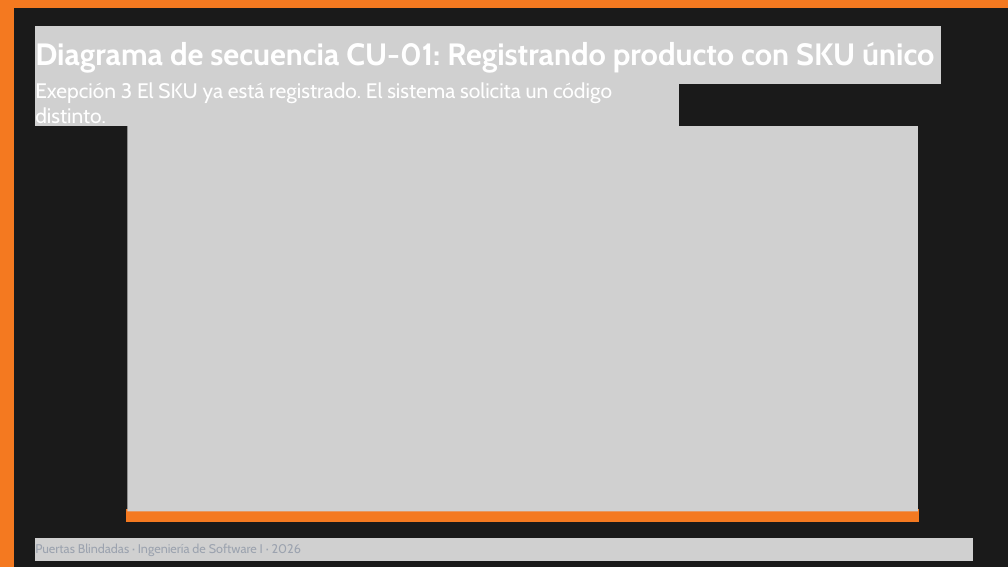
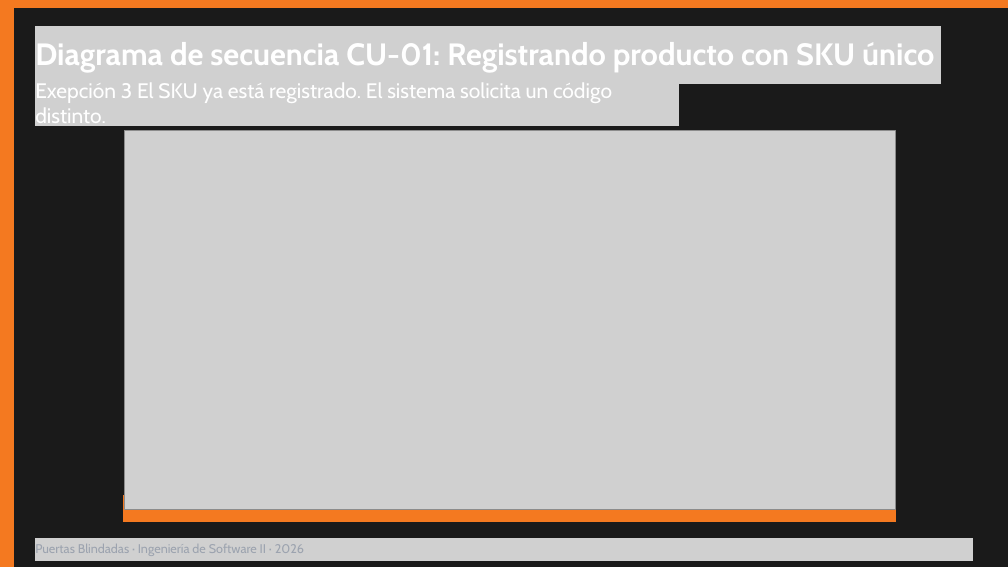
Before and after one commit to Puertasblindadasgrupo14inventario/Puertas-Blindadas-Inventario, a slide deck: slide 10 of Incremento 1 - grupo 14/Incremento 1 - Anexos - Grupo 14.pptx. Drawn at 1008x567 pixels with LibreOffice and Linux fonts; fonts in the diff are those of the drawing; grey boxes stand for pictures. Boxes give left, top, right and bottom in pixels: in the first picture for what was removed or moved away, otherwise in the second. Text is boxed around its words. In the diff, an @@ line names an element or a change of style, - is before the commit and + after.

```diff
--- a/Incremento 1 - grupo 14/Incremento 1 - Anexos - Grupo 14.pptx
+++ b/Incremento 1 - grupo 14/Incremento 1 - Anexos - Grupo 14.pptx
@@ picture: place and size @@
-picture at box(128, 126, 918, 512)
+picture at box(124, 130, 895, 510)
@@ freeform shape: place and size @@
-freeform shape at box(127, 510, 919, 521)
+freeform shape at box(124, 496, 895, 521)
@@ text at box(35, 544, 304, 556): text changed @@
-Puertas Blindadas · Ingeniería de Software I · 2026
+Puertas Blindadas · Ingeniería de Software II · 2026
```
Also in this commit, not shown: 22 other slides changed.
